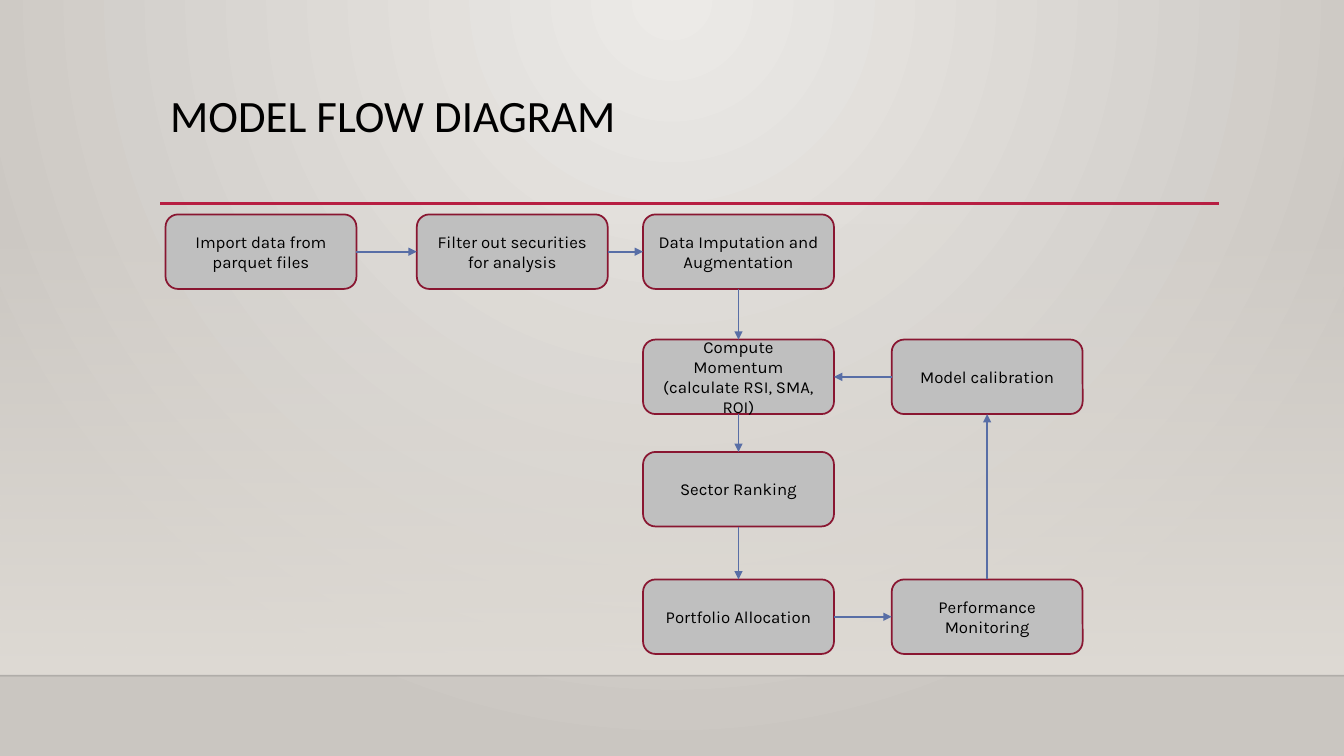
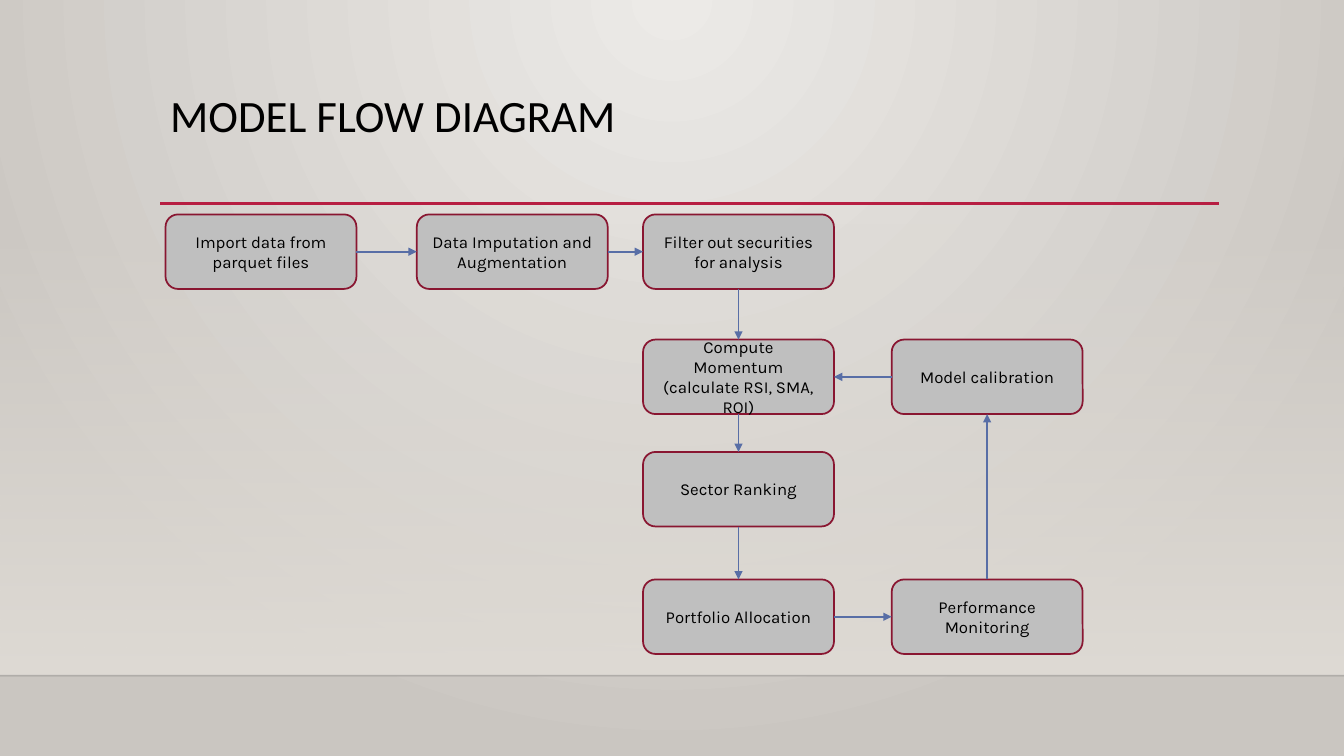
Before and after one commit to anubhav0by0/medium-term-trading-models, a slide deck: slide 2 of Documentation/Model Methodology.pptx. Drawn at 1344x756 pixels with LibreOffice and Linux fonts; fonts in the diff are those of the drawing; background and template pictures are left out. Boxes give left, top, right and bottom in pixels: in the first picture for what was removed or moved away, otherwise in the second. Text is boxed around its words. In the diff, an @@ line names an element or a change of style, - is before the commit and + after.

```diff
--- a/Documentation/Model Methodology.pptx
+++ b/Documentation/Model Methodology.pptx
@@ text in rounded rectangle at (432,236,592,272): text changed @@
-Filter out securities for analysis
+Data Imputation and Augmentation
@@ text in rounded rectangle at (664,236,813,272): text changed @@
-Data Imputation and Augmentation
+Filter out securities for analysis
```
Also in this commit, not shown: 4 slides added, 6 other files.
